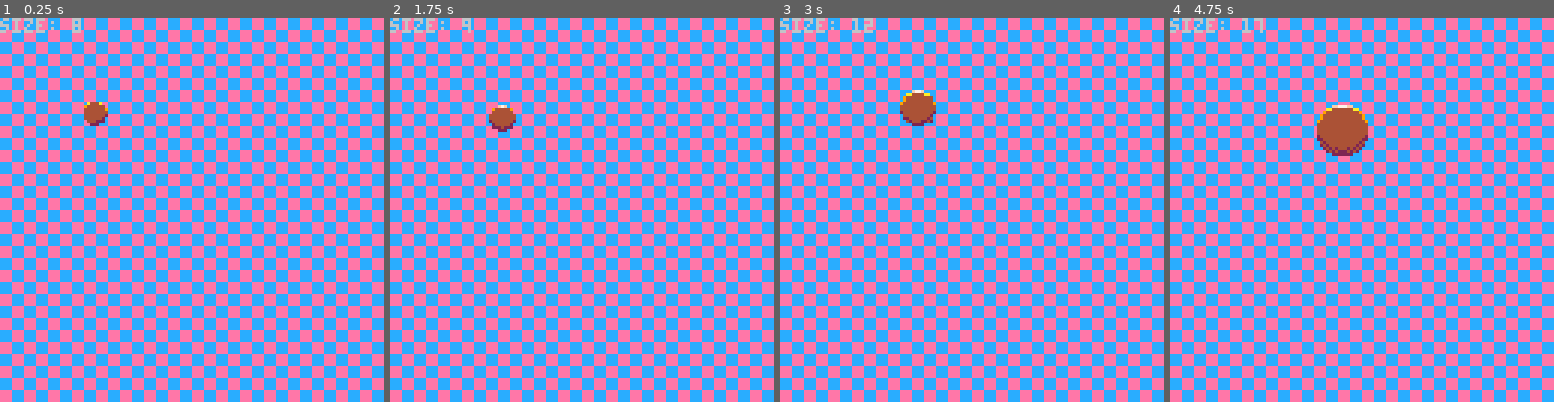
Above: before the commit, frames 1-4 (left to right).
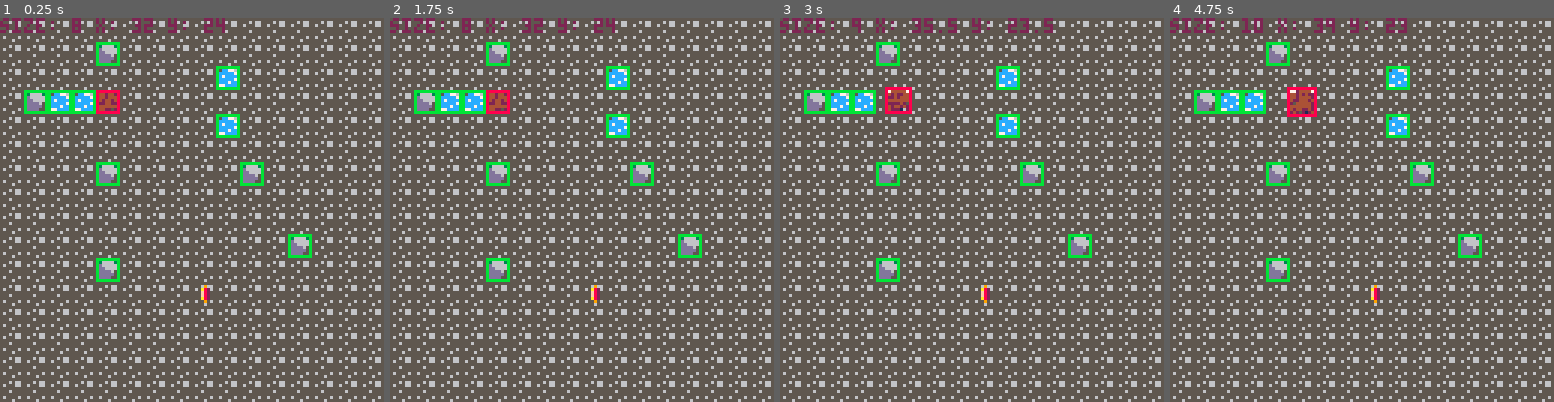
Above: after the commit, the same moments.

Repository: cassandra-largosa/Jelly-and-Jam
Game: PICO-8 cartridge jam.p8
Same seed, same stepped clock (60 frames per second), same inputs: the game is played once before the commit and once after it.
Inputs:
- Up to frame 1 (0.25 s): no input
- Up to frame 2 (1.75 s): tap O (Z key) at 0.7, 1.7 s; hold Right from 1.6 s (still down)
- Up to frame 3 (3 s): release Right at 2.1 s; tap O (Z key) at 2.1, 2.5, 2.9 s; hold Up 2.15-2.42 s; hold Right from 2.47 s (still down)
- Up to frame 4 (4.75 s): release Right at 3.03 s; hold Left 3.08-3.58 s; tap O (Z key) every 0.4 s from 3.3 to 4.5 s; hold Down 3.63-3.97 s; hold Right 4.02-4.68 s; hold Up from 4.73 s (still down)

The runs differ from the first frame. In frame 1, 100% of the frame differs, in the area x 0-100%, y 0-100%; in frame 2, 100%; in frame 3, 100%; in frame 4, 100%.

Commit message:
Trap Door and Pebble Sprite
A trap door sprite for the exit, and a cracked rock (pebble) for a breakable barrier/obstacle/wall.

Diff:
--- a/jam.p8
+++ b/jam.p8
@@ -5,6 +5,20 @@
 --by spaghetti time
 --cartdata("jelly and jam")
 
+debug = true
+
+--helper functions
+function array_concat(arrays)
+    --return an array with the elements of all given arrays (should be a shallow copy)
+    local result = {}
+    for array in all(arrays) do
+        for item in all(array) do
+            add(result, item)
+        end
+    end
+    return result
+end
+
 --animation stuff
 function add_sprite(name, anim)
     sprites[name] = {anim=anim, frame=1}
@@ -20,29 +34,37 @@
 end
 
 --animations {frame1, frame2...}
-slime_a = {0,0,2,2,4,4,6,6,4,4,2,2}
+--slime_a = {0,0,2,2,4,4,6,6,4,4,2,2}
 
 sprites = {}
-add_sprite("slime", slime_a)
+--add_sprite("slime", slime_a)
+
+sprite_map = {none = 0,
+              grass = 65,
+              rock = 83,
+              floor = 85,
+              puddle = 86,
+              goal = 97}
 
 --hitbox stuff
-function make_hit(x1, y1, x2, y2)
+function make_hitbox(x1, y1, x2, y2)
     return {x1=x1, y1=y1, x2=x2, y2=y2}
 end
 
-function make_rect(hit, x, y)
-    local x1 = hit.x1+x
-    local y1 = hit.y1+y
-    local x2 = hit.x2+x
-    local y2 = hit.y2+y
-    return make_hit(x1, y1, x2, y2)
+function make_rect(hitbox, x, y)
+    local x1 = hitbox.x1+x
+    local y1 = hitbox.y1+y
+    local x2 = hitbox.x2+x
+    local y2 = hitbox.y2+y
+    return make_hitbox(x1, y1, x2, y2)
 end
 
 function get_rect(object)
-    local name = object.name
-    --if n == "fire"
-        --return make_rect(fire_h, object.x, object.y)
-    --elseif ...
+    if hitbox_map[object.name] != nil then
+        return make_rect(hitbox_map[object.name], object.x, object.y)
+    else
+        return nil
+    end
 end
 
 function collide(r1, r2)
@@ -53,13 +75,9 @@
 end
 
 --hitboxes (x1, y1, x2, y2)
-slime_h = make_hit(4,2,11,7)
-
---constants
-gridsize = 4 --size of grid for moving in pixels
-
---status stuff
---...
+hitbox_map = {rock = make_hitbox(0, 0, 7, 7),
+              goal = make_hitbox(0, 0, 7, 7),
+              puddle = make_hitbox(0, 0, 7, 7)}
 
 --menu stuff
 menu_items = {"easy", "medium", "hard"}
@@ -100,74 +118,284 @@
     end
 end
 
---spawning objects
-function spawn(name)
-
+--constants
+first_level = 1
+puddle_growth = -5
+
+
+--status stuff
+temp = 0
+
+--level stuff
+cur_level = -1
+
+function init_level(level)
+    --set mud start
+    mud.reset(get_start(level))
+
+    --set goal
+    goal.reset(get_goal(level))
+
+    --set rocks
+    rocks = get_rocks(level)
+
+    --set puddles
+    puddles = get_puddles(level)
+end
+
+function start_game()
+    cur_level = first_level
+    init_level(cur_level)
+end
+
+--map math
+function map_to_screen(cel)
+    --takes a map cell coordinate (x or y), returns the corresponding position on screen (top-left corner)
+    return (cel % 16)*8
+end
+
+function screen_to_map(x, y, level)
+    --takes a screen position, returns the corresponding map cel coordinates for the given level
+    local cel_x = (level % 8)*16 + flr(x/8)
+    local cel_y = flr(level/8)*16 + flr(y/8)
+    return {cel_x = cel_x, cel_y = cel_y}
+end
+
+--map under-object tiles
+--key = sprite number of object on map, value = sprite number of tile to draw under object on map
+under = {[sprite_map.none] = sprite_map.floor,
+         [sprite_map.puddle] = sprite_map.floor,
+         [sprite_map.goal] = sprite_map.floor,
+         [sprite_map.rock] = sprite_map.grass}
+
+--map object stuff
+function get_map_objects(name, level)
+    --returns a list of objects with the given name found on the map for the given level
+    local objects = {}
+    local cel = screen_to_map(0, 0, level)
+    local start_x = cel.cel_x
+    local start_y = cel.cel_y
+    local sprite = sprite_map[name]
+
+    for cel_y = start_y,start_y+15 do
+        for cel_x = start_x,start_x+15 do
+            if mget(cel_x, cel_y) == sprite then
+                local object = {name = name,
+                                x = map_to_screen(cel_x),
+                                y = map_to_screen(cel_y)}
+                object.rect = get_rect(object)
+                add(objects, object)
+            end
+        end
+    end
+    return objects
+end
+
+function get_start(level)
+    --returns an object representing where the mud starts for the level
+    return get_map_objects("none", level)[1]
+end
+
+function get_rocks(level)
+    --returns a list of rock objects found on the map for the level
+    return get_map_objects("rock", level)
+end
+
+function get_goal(level)
+    --returns an object representing where the goal is for the level
+    return get_map_objects("goal", cur_level)[1]
+end
+
+function get_puddles(level)
+    --returns a list of puddle objects found on the map for the level
+    return get_map_objects("puddle", cur_level)
 end
 
 --mud stuff
-mud = {x = 7, y = 7, --x and y as grid values
-       size = 8, --mud diameter in pixels
-       growth = 1 --how much to grow each step in pixels
+mud = {name = "mud",
+       x = 0, y = 0,
+       speed = 4, --step distance in pixels
+       size = 8, --diameter in pixels
+       growth = 0.5, --how much to grow radius each step in pixels
+       alive = true
        }
 
-function move_mud(dir)
+mud.reset = function(m)
+    mud.x, mud.y =  m.x, m.y
+    mud.size = 8 --todo: set this per level? set this by multiple empty map spaces?
+    mud.growth = 0.5 --todo: same as above
+    mud.alive = true
+end
+
+mud.get_rect = function()
+   return make_hitbox(mud.x, mud.y, mud.x+mud.size-1, mud.y+mud.size-1)
+end
+
+mud.fits = function()
+    --return whether the mud is allowed to be where it is
+    local mud_rect = mud.get_rect()
+
+    for rock in all(rocks) do
+        if collide(mud_rect, rock.rect) then
+            return false
+        end
+    end
+
+    return true
+end
+
+mud.move = function(dir)
+    --todo: if the mud can't move all the way, move as close as possible
+    local x, y = mud.x, mud.y
+
     if dir == "up" then
-        mud.y -= 1
+        mud.y -= mud.speed
     elseif dir == "down" then
-        mud.y += 1
+        mud.y += mud.speed
     elseif dir == "left" then
-        mud.x -= 1
+        mud.x -= mud.speed
     elseif dir == "right" then
-        mud.x += 1
-    end
-end
+        mud.x += mud.speed
+    end
+
+    local moved = mud.fits()
+    if not moved then
+        mud.x, mud.y = x, y
+    end
+
+    return moved
+end
+
+mud.grow = function(amount)
+    --increase the mud's radius by amount
+    mud.size += amount*2
+    mud.x -= amount
+    mud.y -= amount
+    if mud.size <= 0 then mud.kill() end
+end
+
+mud.kill = function()
+    mud.alive = false
+end
+
+--rock stuff
+rocks = {}
+
+--goal stuff
+goal = {name = "goal",
+        x = 0, y = 0,
+        rect = nil,
+        collected = false --whether or not the goal has been collected
+        }
+
+goal.collect = function()
+    goal.collected = true
+end
+
+goal.reset = function(g)
+    goal.x, goal.y = g.x, g.y
+    goal.collected = false
+    goal.rect = get_rect(goal)
+end
+
+--puddle stuff
+puddles = {}
 
 function _draw()
     cls()
 
-    --background
-    map(0, 0, 0, 0, 16, 16)
+    --map
+    local cel = screen_to_map(0, 0, cur_level)
+    local cel_x = cel.cel_x
+    local cel_y = cel.cel_y
+    map(cel_x, cel_y, 0, 0, 16, 16)
+
+    --map under objects
+    for map_y = cel_y,cel_y+15 do
+        for map_x = cel_x,cel_x+15 do
+            local sprite = under[mget(map_x, map_y)]
+            if sprite != nil then
+                spr(sprite, map_to_screen(map_x), map_to_screen(map_y))
+            end
+        end
+    end
 
     --mud
-    --padding = half the difference between the mud size and its smallest grid bounding box,
-    --eg, the whitespace if the mud is centered on a bounding grid area
-    local padding = (ceil(mud.size/gridsize)*gridsize - mud.size)/2
-    sspr(24, 0, 16, 16, mud.x*gridsize + padding, mud.y*gridsize + padding, mud.size, mud.size)
+    --todo maybe: if we round the mud's size down to the nearest even number,
+    --then it won't wiggle back and forth when moving in a straight line
+    if mud.alive then
+        sspr(64, 0, 24, 24, mud.x, mud.y, mud.size, mud.size)
+    end
+
+    --goal
+    if not goal.collected then
+        spr(sprite_map.goal, goal.x, goal.y)
+    end
+
+    --map objects (rocks, puddles...)
+    local objects = array_concat({rocks, puddles})
+    for object in all(objects) do
+        spr(sprite_map[object.name], object.x, object.y)
+        if debug then --bounding boxes
+            local r = object.rect
+            rect(r.x1, r.y1, r.x2, r.y2, 11)
+        end
+    end
+
+    --mud bounding box
+    local r = mud.get_rect()
+    rect(r.x1, r.y1, r.x2, r.y2, 8)
 
     --text
-    print("size: "..mud.size)
+    if debug then print("size: "..mud.size.." x: "..mud.x.." y: "..mud.y, 0, 0, 2) end
+    --print("temp: "..temp)
 end
 
 function _update()
-    --animate sprites and bg
+    --animate sprites
     for key,sprite in pairs(sprites) do
         inc_anim(sprite)
     end
 
-    --move and grow mud
-    local dx, dy = 0, 0
-    if btnp(0) then
-        move_mud("left")
-        dx -= 1
-    end
-    if btnp(1) then
-        move_mud("right")
-        dx += 1
-    end
-    if btnp(2) then
-        move_mud("up")
-        dy -= 1
-    end
-    if btnp(3) then
-        move_mud("down")
-        dy += 1
-    end
-    if dx != 0 then mud.size += mud.growth end
-    if dy != 0 then mud.size += mud.growth end
-
-    --test stuff
-    --chicksize += 1
+    --start game, if necessary
+    if cur_level < 0 then start_game() end
+
+    --debug reset level
+    if debug and btnp(4) then init_level(cur_level) end
+
+    if mud.alive then
+        --move and grow mud
+        local dir = ""
+        if btnp(0) then
+            dir = "left"
+        elseif btnp(1) then
+            dir = "right"
+        elseif btnp(2) then
+            dir = "up"
+        elseif btnp(3) then
+            dir = "down"
+        end
+        if dir != "" then
+            local moved = mud.move(dir)
+            if moved then
+                mud.grow(mud.growth)
+                --todo: adjust mud position after growth
+            end
+        end
+
+       --collect goal
+        if not goal.collected and collide(mud.get_rect(), goal.rect) then
+            goal.collect()
+        end
+
+        --collide with puddles
+        for puddle in all(puddles) do
+            if collide(mud.get_rect(), puddle.rect) then
+                del(puddles, puddle)
+                mud.grow(puddle_growth)
+            end
+        end
+    end
 end
 
 
@@ -236,31 +464,31 @@
 
 
 __map__
-7f7f7f7f7f7f7f7f7f7f7f7f7f7f7f7f00000000000000000000000000000000000000000000000000000000000000000000000000000000000000000000000000000000000000000000000000000000000000000000000000000000000000000000000000000000000000000000000000000000000000000000000000000000
-7f7f7f7f7f7f7f7f7f7f7f7f7f7f7f7f00000000000000000000000000000000000000000000000000000000000000000000000000000000000000000000000000000000000000000000000000000000000000000000000000000000000000000000000000000000000000000000000000000000000000000000000000000000
-7f7f7f7f7f7f7f7f7f7f7f7f7f7f7f7f00000000000000000000000000000000000000000000000000000000000000000000000000000000000000000000000000000000000000000000000000000000000000000000000000000000000000000000000000000000000000000000000000000000000000000000000000000000
-7f7f7f7f7f7f7f7f7f7f7f7f7f7f7f7f00000000000000000000000000000000000000000000000000000000000000000000000000000000000000000000000000000000000000000000000000000000000000000000000000000000000000000000000000000000000000000000000000000000000000000000000000000000
-7f7f7f7f7f7f7f7f7f7f7f7f7f7f7f7f00000000000000000000000000000000000000000000000000000000000000000000000000000000000000000000000000000000000000000000000000000000000000000000000000000000000000000000000000000000000000000000000000000000000000000000000000000000
-7f7f7f7f7f7f7f7f7f7f7f7f7f7f7f7f00000000000000000000000000000000000000000000000000000000000000000000000000000000000000000000000000000000000000000000000000000000000000000000000000000000000000000000000000000000000000000000000000000000000000000000000000000000
-7f7f7f7f7f7f7f7f7f7f7f7f7f7f7f7f00000000000000000000000000000000000000000000000000000000000000000000000000000000000000000000000000000000000000000000000000000000000000000000000000000000000000000000000000000000000000000000000000000000000000000000000000000000
-7f7f7f7f7f7f7f7f7f7f7f7f7f7f7f7f00000000000000000000000000000000000000000000000000000000000000000000000000000000000000000000000000000000000000000000000000000000000000000000000000000000000000000000000000000000000000000000000000000000000000000000000000000000
-7f7f7f7f7f7f7f7f7f7f7f7f7f7f7f7f00000000000000000000000000000000000000000000000000000000000000000000000000000000000000000000000000000000000000000000000000000000000000000000000000000000000000000000000000000000000000000000000000000000000000000000000000000000
-7f7f7f7f7f7f7f7f7f7f7f7f7f7f7f7f00000000000000000000000000000000000000000000000000000000000000000000000000000000000000000000000000000000000000000000000000000000000000000000000000000000000000000000000000000000000000000000000000000000000000000000000000000000
-7f7f7f7f7f7f7f7f7f7f7f7f7f7f7f7f00000000000000000000000000000000000000000000000000000000000000000000000000000000000000000000000000000000000000000000000000000000000000000000000000000000000000000000000000000000000000000000000000000000000000000000000000000000
-7f7f7f7f7f7f7f7f7f7f7f7f7f7f7f7f00000000000000000000000000000000000000000000000000000000000000000000000000000000000000000000000000000000000000000000000000000000000000000000000000000000000000000000000000000000000000000000000000000000000000000000000000000000
-7f7f7f7f7f7f7f7f7f7f7f7f7f7f7f7f00000000000000000000000000000000000000000000000000000000000000000000000000000000000000000000000000000000000000000000000000000000000000000000000000000000000000000000000000000000000000000000000000000000000000000000000000000000
-7f7f7f7f7f7f7f7f7f7f7f7f7f7f7f7f00000000000000000000000000000000000000000000000000000000000000000000000000000000000000000000000000000000000000000000000000000000000000000000000000000000000000000000000000000000000000000000000000000000000000000000000000000000
-7f7f7f7f7f7f7f7f7f7f7f7f7f7f7f7f00000000000000000000000000000000000000000000000000000000000000000000000000000000000000000000000000000000000000000000000000000000000000000000000000000000000000000000000000000000000000000000000000000000000000000000000000000000
-7f7f7f7f7f7f7f7f7f7f7f7f7f7f7f7f00000000000000000000000000000000000000000000000000000000000000000000000000000000000000000000000000000000000000000000000000000000000000000000000000000000000000000000000000000000000000000000000000000000000000000000000000000000
-…(12 lines of a section not shown)…
+7f7f7f7f7f7f7f7f7f7f7f7f7f7f7f7f55555555555555555555555555555555000000000000000000000000000000000000000000000000000000000000000000000000000000000000000000000000000000000000000000000000000000000000000000000000000000000000000000000000000000000000000000000000
+7f7f7f7f7f7f7f7f7f7f7f7f7f7f7f7f55555555535555555555555555555555000000000000000000000000000000000000000000000000000000000000000000000000000000000000000000000000000000000000000000000000000000000000000000000000000000000000000000000000000000000000000000000000
+7f7f7f7f7f7f7f7f7f7f7f7f7f7f7f7f55555555555555555556555555555555000000000000000000000000000000000000000000000000000000000000000000000000000000000000000000000000000000000000000000000000000000000000000000000000000000000000000000000000000000000000000000000000
+7f7f7f7f7f7f7f7f7f7f7f7f7f7f7f7f55535656005555555555555555555555000000000000000000000000000000000000000000000000000000000000000000000000000000000000000000000000000000000000000000000000000000000000000000000000000000000000000000000000000000000000000000000000
+7f7f7f7f7f7f7f7f7f7f7f7f7f7f7f7f55555555555555555556555555555555000000000000000000000000000000000000000000000000000000000000000000000000000000000000000000000000000000000000000000000000000000000000000000000000000000000000000000000000000000000000000000000000
+7f7f7f7f7f7f7f7f7f7f7f7f7f7f7f7f55555555555555555555555555555555000000000000000000000000000000000000000000000000000000000000000000000000000000000000000000000000000000000000000000000000000000000000000000000000000000000000000000000000000000000000000000000000
+7f7f7f7f7f7f7f7f7f7f7f7f7f7f7f7f55555555535555555555535555555555000000000000000000000000000000000000000000000000000000000000000000000000000000000000000000000000000000000000000000000000000000000000000000000000000000000000000000000000000000000000000000000000
+7f7f7f7f7f7f7f7f7f7f7f7f7f7f7f7f55555555555555555555555555555555000000000000000000000000000000000000000000000000000000000000000000000000000000000000000000000000000000000000000000000000000000000000000000000000000000000000000000000000000000000000000000000000
+7f7f7f7f7f7f7f7f7f7f7f7f7f7f7f7f55555555555555555555555555555555000000000000000000000000000000000000000000000000000000000000000000000000000000000000000000000000000000000000000000000000000000000000000000000000000000000000000000000000000000000000000000000000
+7f7f7f7f7f7f7f7f7f7f7f7f7f7f7f7f55555555555555555555555553555555000000000000000000000000000000000000000000000000000000000000000000000000000000000000000000000000000000000000000000000000000000000000000000000000000000000000000000000000000000000000000000000000
+7f7f7f7f7f7f7f7f7f7f7f7f7f7f7f7f55555555535555555555555555555555000000000000000000000000000000000000000000000000000000000000000000000000000000000000000000000000000000000000000000000000000000000000000000000000000000000000000000000000000000000000000000000000
+7f7f7f7f7f7f7f7f7f7f7f7f7f7f7f7f55555555555555556155555555555555000000000000000000000000000000000000000000000000000000000000000000000000000000000000000000000000000000000000000000000000000000000000000000000000000000000000000000000000000000000000000000000000
+7f7f7f7f7f7f7f7f7f7f7f7f7f7f7f7f55555555555555555555555555555555000000000000000000000000000000000000000000000000000000000000000000000000000000000000000000000000000000000000000000000000000000000000000000000000000000000000000000000000000000000000000000000000
+7f7f7f7f7f7f7f7f7f7f7f7f7f7f7f7f55555555555555555555555555555555000000000000000000000000000000000000000000000000000000000000000000000000000000000000000000000000000000000000000000000000000000000000000000000000000000000000000000000000000000000000000000000000
+7f7f7f7f7f7f7f7f7f7f7f7f7f7f7f7f55555555555555555555555555555555000000000000000000000000000000000000000000000000000000000000000000000000000000000000000000000000000000000000000000000000000000000000000000000000000000000000000000000000000000000000000000000000
+7f7f7f7f7f7f7f7f7f7f7f7f7f7f7f7f55555555555555555555555555555555000000000000000000000000000000000000000000000000000000000000000000000000000000000000000000000000000000000000000000000000000000000000000000000000000000000000000000000000000000000000000000000000
+…(12 lines of a section not shown)…
Not shown, changed: 39 lines of the sprite sheet (__gfx__) section of jam.p8
